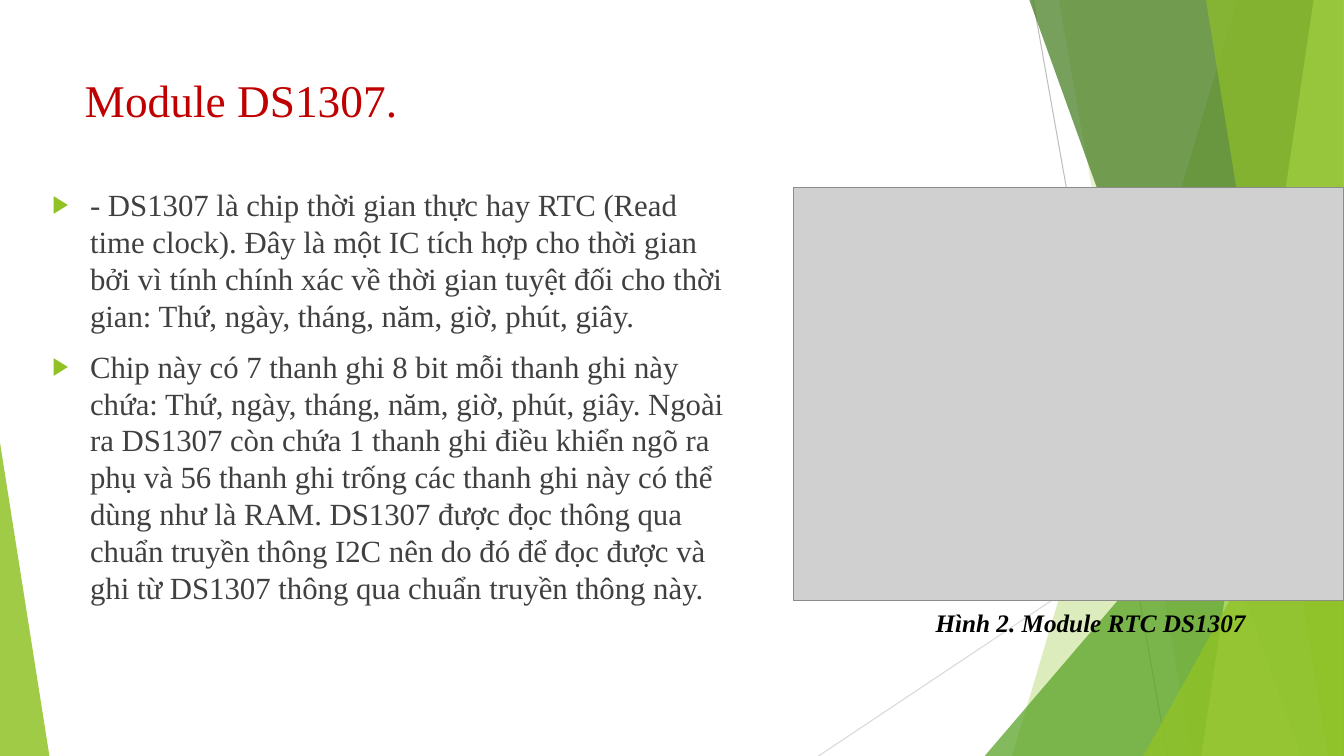
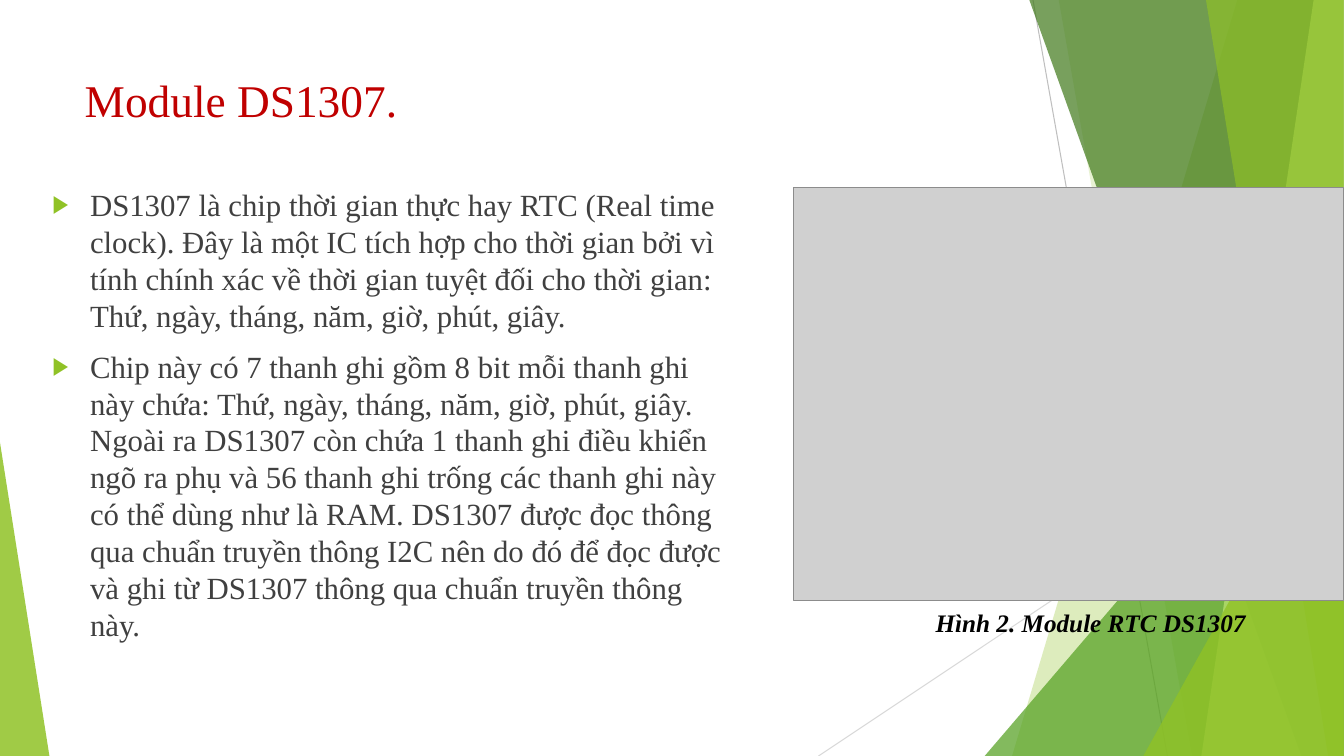
Before and after one commit to huynhlinh112/final, a slide deck: slide 9 of final.pptx (slide 8 before the commit). Drawn at 1344x756 pixels with LibreOffice and Linux fonts; fonts in the diff are those of the drawing; grey boxes stand for pictures. Boxes give left, top, right and bottom in pixels: in the first picture for what was removed or moved away, otherwise in the second. Text is boxed around its words. In the diff, an @@ line names an element or a change of style, - is before the commit and + after.

```diff
--- a/final.pptx
+++ b/final.pptx
@@ text at <box>90,194,721,605</box>: text changed @@
-▶ - DS1307 là chip thời gian thực hay RTC (Read time clock). Đây là một IC tích hợp cho thời gian bởi vì tính chính xác về thời gian tuyệt đối cho thời gian: Thứ, ngày, tháng, năm, giờ, phút, giây.
-▶ Chip này có 7 thanh ghi 8 bit mỗi thanh ghi này chứa: Thứ, ngày, tháng, năm, giờ, phút, giây. Ngoài ra DS1307 còn chứa 1 thanh ghi điều khiển ngõ ra phụ và 56 thanh ghi trống các thanh ghi này có thể dùng như là RAM. DS1307 được đọc thông qua chuẩn truyền thông I2C nên do đó để đọc được và ghi từ DS1307 thông qua chuẩn truyền thông này.
+▶ DS1307 là chip thời gian thực hay RTC (Real time clock). Đây là một IC tích hợp cho thời gian bởi vì tính chính xác về thời gian tuyệt đối cho thời gian: Thứ, ngày, tháng, năm, giờ, phút, giây.
+▶ Chip này có 7 thanh ghi gồm 8 bit mỗi thanh ghi này chứa: Thứ, ngày, tháng, năm, giờ, phút, giây. Ngoài ra DS1307 còn chứa 1 thanh ghi điều khiển ngõ ra phụ và 56 thanh ghi trống các thanh ghi này có thể dùng như là RAM. DS1307 được đọc thông qua chuẩn truyền thông I2C nên do đó để đọc được và ghi từ DS1307 thông qua chuẩn truyền thông này.
```
Also in this commit, not shown: 10 other slides changed, 1 slide added.
